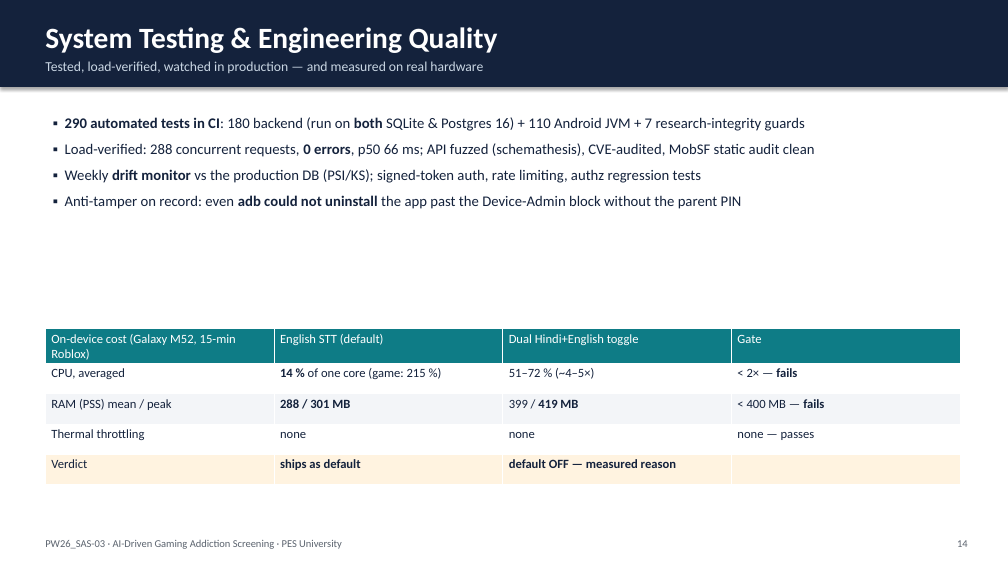
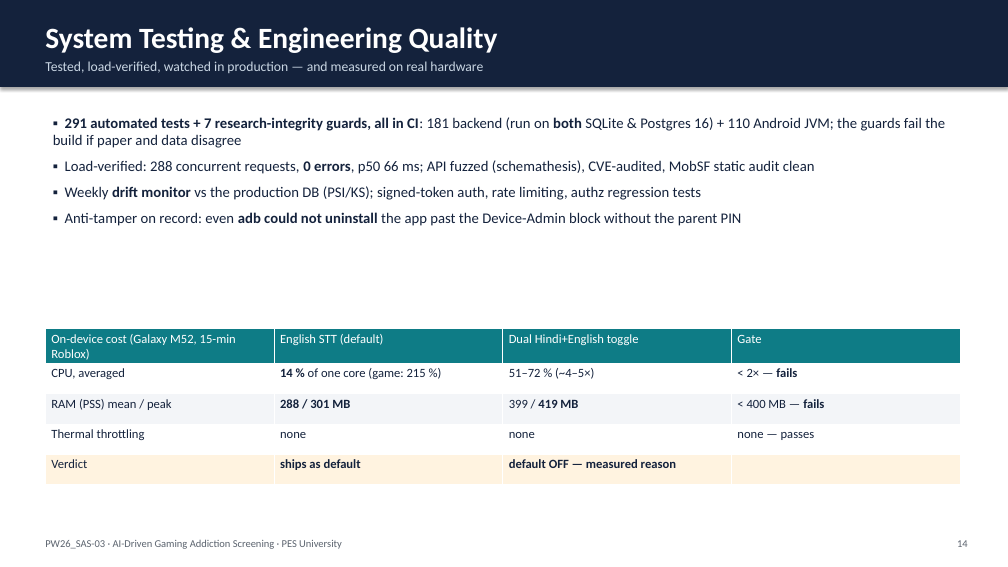
Before and after one commit to kaustubhagarwal21/gaming-addiction-detection-capstone, a slide deck: slide 14 of docs/DEFENSE_DECK.pptx. Drawn at 1008x567 pixels with LibreOffice and Linux fonts; fonts in the diff are those of the drawing. Boxes give left, top, right and bottom in pixels: in the first picture for what was removed or moved away, otherwise in the second. Text is boxed around its words. In the diff, an @@ line names an element or a change of style, - is before the commit and + after.

```diff
--- a/docs/DEFENSE_DECK.pptx
+++ b/docs/DEFENSE_DECK.pptx
@@ text at <box>53,117,945,148</box>: text changed @@
-▪ 290 automated tests in CI: 180 backend (run on both SQLite & Postgres 16) + 110 Android JVM + 7 research-integrity guards
+▪ 291 automated tests + 7 research-integrity guards, all in CI: 181 backend (run on both SQLite & Postgres 16) + 110 Android JVM; the guards fail the build if paper and data disagree
```
Also in this commit, not shown: 3 other slides changed, 16 other files.
